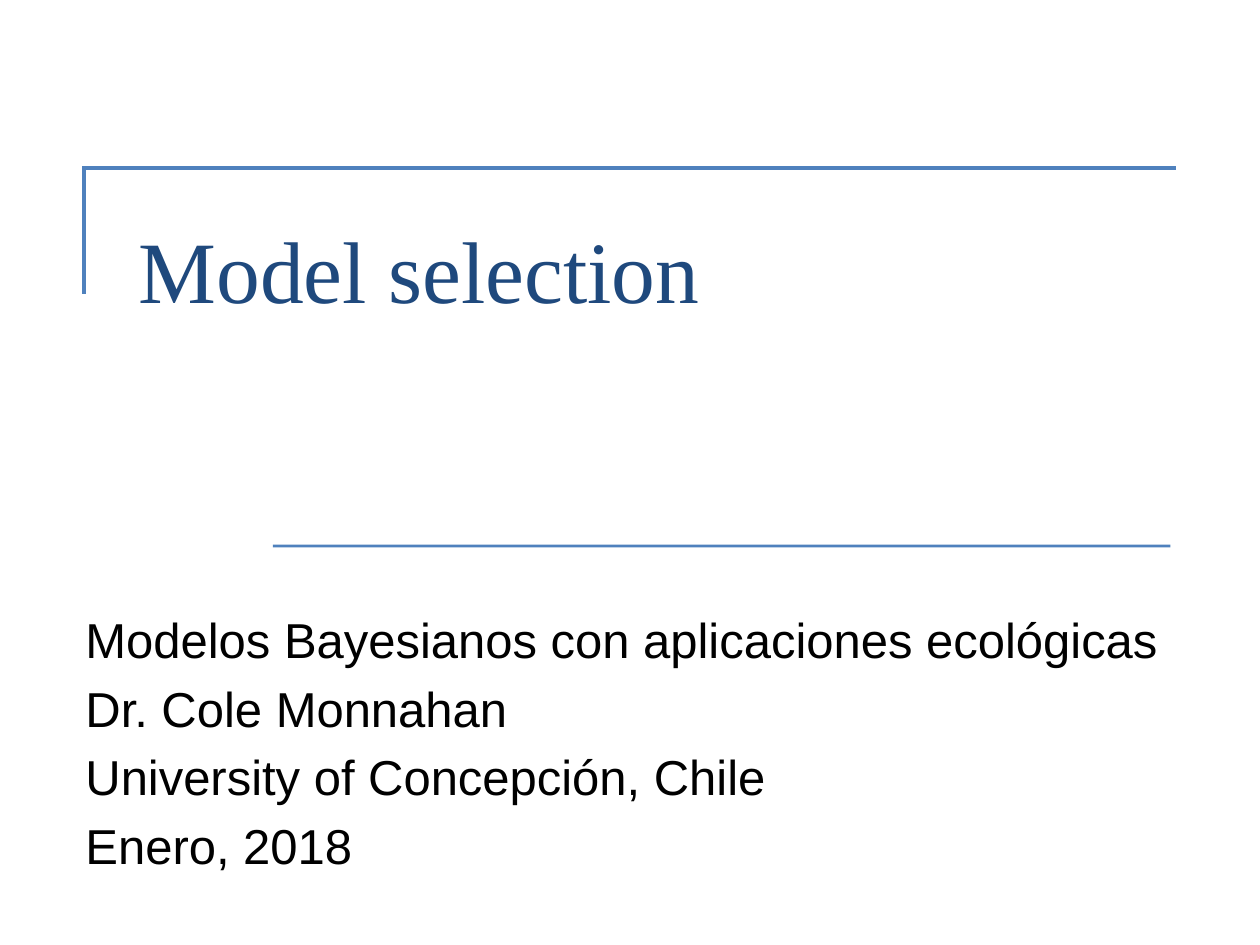
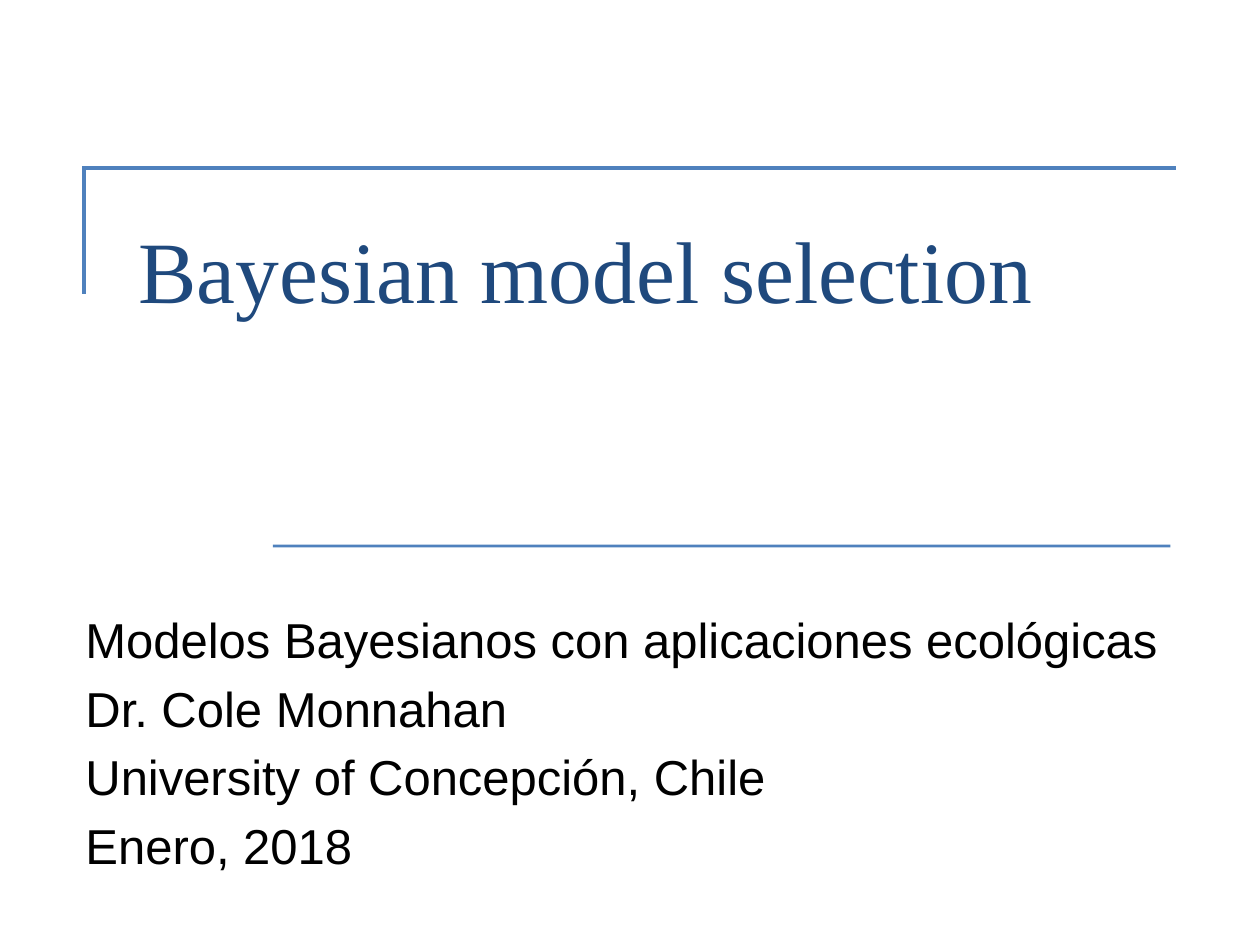
Before and after one commit to colemonnahan/bayes_workshop, a slide deck: slide 1 of dia3/lab3_selection.pptx. Drawn at 1260x945 pixels with LibreOffice and Linux fonts; fonts in the diff are those of the drawing. Boxes give left, top, right and bottom in pixels: in the first picture for what was removed or moved away, otherwise in the second. Text is boxed around its words. In the diff, an @@ line names an element or a change of style, - is before the commit and + after.

```diff
--- a/dia3/lab3_selection.pptx
+++ b/dia3/lab3_selection.pptx
@@ title at (139,242,1032,320): text changed @@
-Model selection
+Bayesian model selection
```
Also in this commit, not shown: 1 other slide changed, 4 slides added, 17 slides removed, 4 other files.
